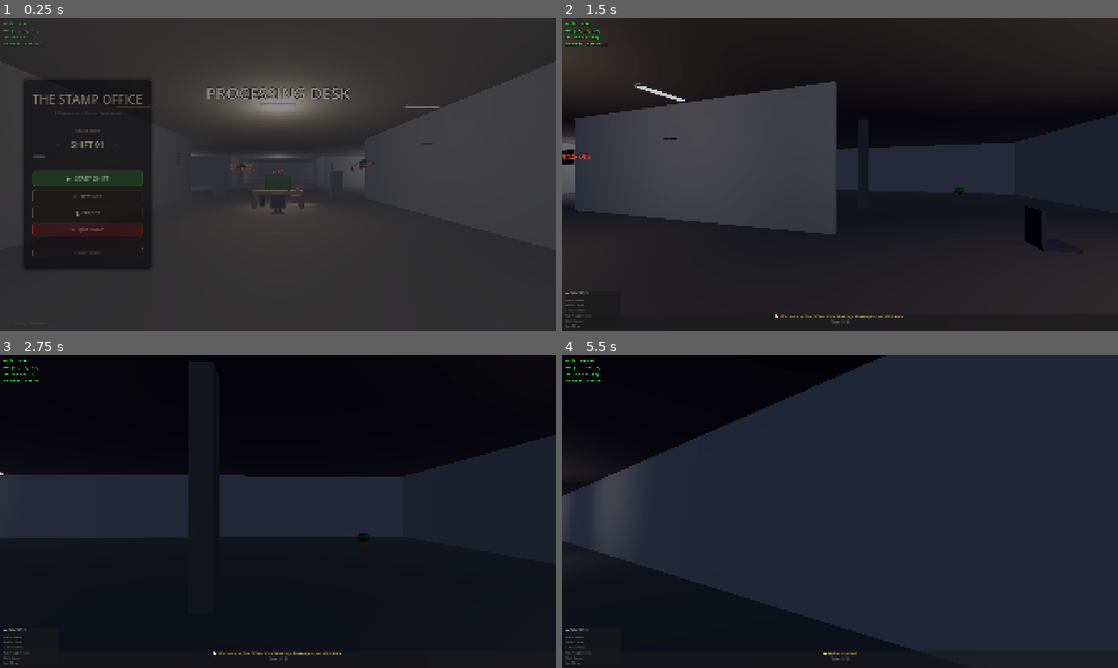
Above: before the commit, frames 1-4 (two rows, left to right).
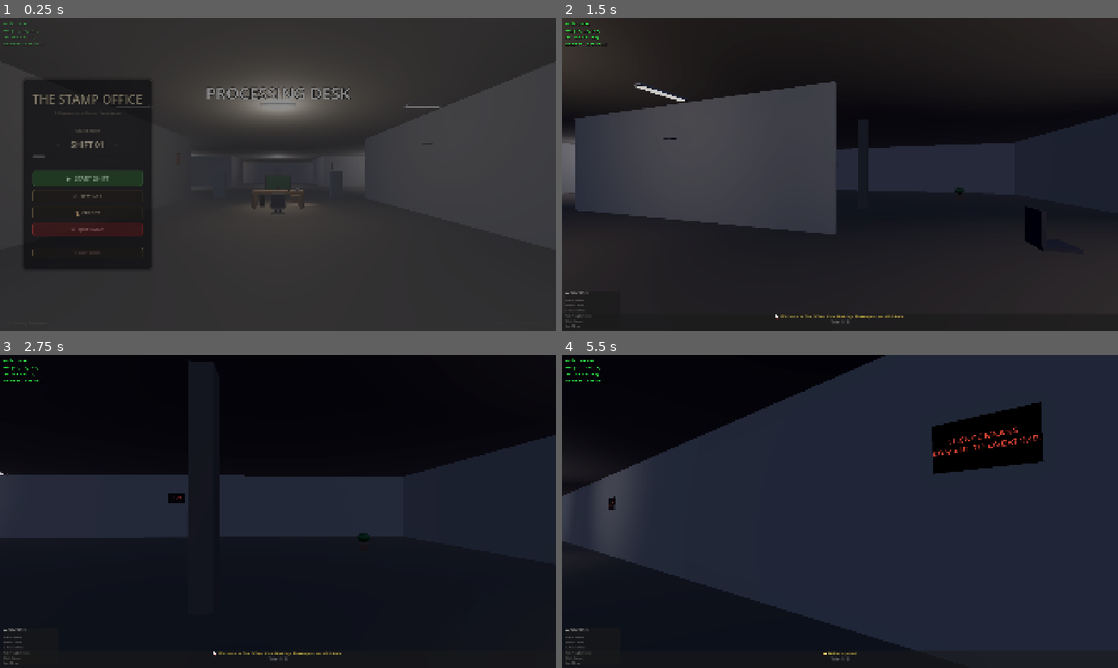
Above: after the commit, the same moments.

Repository: ThanhNguyxn/the-stamp-office
Game: Godot game, scene res://scenes/Main.tscn
The game is run twice, just before and just after one commit, with the same random seed, the same clock (stepped at 60 frames per second) and the same inputs.
Inputs (mouse positions are in pixels of both pictures, inside the frame that each line leads up to):
- Up to frame 1 (0.25 s): no input
- Up to frame 2 (1.5 s): click "▶ START SHIFT" at 0.5 s; tap Enter at 1.25 s; move the mouse to (834, 180) at 1.27 s; hold W (move_forward) from 1.28 s (still down); tap E (interact_desk) at 1.35 s
- Up to frame 3 (2.75 s): keep holding W (move_forward); tap Space (move_jump) at 1.52, 2.27 s; move the mouse to (316, 514) at 2.02 s; tap Shift (move_sprint) at 2.1 s
- Up to frame 4 (5.5 s): move the mouse to (795, 508) at 2.77 s; tap Tab (toggle_cursor) at 2.85 s; move the mouse to (867, 511) at 3.52 s; release W (move_forward) at 3.53 s; hold A (move_left) 3.53-4.28 s; tap Enter at 3.6 s; click (867, 511) at 3.67 s; tap Space (move_jump) at 3.77, 4.52, 5.27 s; move the mouse to (756, 433) at 4.27 s; hold S (move_back) 4.28-5.03 s; tap 1 at 4.35 s; move the mouse to (962, 495) at 5.02 s; hold D (move_right) from 5.03 s (still down); tap B at 5.1 s

The runs differ from the first frame. In frame 1, less than 0.1% of the frame differs, in the area x 41-68%, y 45-50%; in frame 2, 0.1%; in frame 3, less than 0.1%; in frame 4, 3.5%, in the area x 8-87%, y 14-50%.

Commit message:
fix: Place signs on walls properly with better design
- Signs now placed on actual walls (x=-20, x=20, z=-30, z=20)
- Correct rotation so text faces into the room
- Added inner panel for layered look
- Improved material with metallic frame
- Better text sizing and colors

Diff:
--- a/game/scripts/Office3D.gd
+++ b/game/scripts/Office3D.gd
@@ -97,14 +97,24 @@
 	print("[Office] Office details built")
 
 func _add_passive_aggressive_signs() -> void:
-	# Sign positions and rotations [position, rotation_y, sign_index]
+	# Sign positions on WALLS [position, rotation_y, sign_index]
+	# rotation_y: 0 = facing +Z, PI = facing -Z, PI/2 = facing +X, -PI/2 = facing -X
 	var sign_placements: Array = [
-		[Vector3(-3, 2.2, -5), 0, 0],      # Near entrance
-		[Vector3(5, 2.2, 0), -PI/2, 1],    # Corridor
-		[Vector3(-5, 2.2, -15), PI/2, 2],  # Break room area
-		[Vector3(0, 2.2, -25), 0, 3],      # Archive entrance
-		[Vector3(8, 2.2, -10), -PI/2, 4],  # Manager door area
-		[Vector3(-8, 2.2, 5), PI/2, 5],    # Lobby
+		# Back wall (z=-30, facing forward toward +Z)
+		[Vector3(-8, 2.5, -29.9), PI, 0],
+		[Vector3(8, 2.5, -29.9), PI, 1],
+
+		# Front wall (z=20, facing backward toward -Z)
+		[Vector3(-6, 2.5, 19.9), 0, 2],
+		[Vector3(6, 2.5, 19.9), 0, 3],
+
+		# Left wall (x=-20, facing right toward +X)
+		[Vector3(-19.9, 2.5, 0), PI/2, 4],
+		[Vector3(-19.9, 2.5, -15), PI/2, 5],
+
+		# Right wall (x=20, facing left toward -X)
+		[Vector3(19.9, 2.5, 5), -PI/2, 6],
+		[Vector3(19.9, 2.5, -10), -PI/2, 7],
 	]
 
 	var signs_parent = Node3D.new()
@@ -124,25 +134,40 @@
 	sign_node.rotation.y = rot_y
 	parent.add_child(sign_node)
 
-	# Sign backing board
+	# Sign backing board - dark metal frame
 	var board = MeshInstance3D.new()
 	var board_mesh = BoxMesh.new()
-	board_mesh.size = Vector3(0.8, 0.5, 0.02)
+	board_mesh.size = Vector3(1.0, 0.6, 0.03)
 	board.mesh = board_mesh
 
 	var board_mat = StandardMaterial3D.new()
-	board_mat.albedo_color = Color(0.15, 0.15, 0.18)
+	board_mat.albedo_color = Color(0.1, 0.1, 0.12)
+	board_mat.metallic = 0.3
+	board_mat.roughness = 0.7
 	board.material_override = board_mat
 	sign_node.add_child(board)
 
-	# Sign text
+	# Inner panel - slightly lighter
+	var panel = MeshInstance3D.new()
+	var panel_mesh = BoxMesh.new()
+	panel_mesh.size = Vector3(0.92, 0.52, 0.01)
+	panel.mesh = panel_mesh
+	panel.position.z = 0.02
+
+	var panel_mat = StandardMaterial3D.new()
+	panel_mat.albedo_color = Color(0.2, 0.18, 0.16)
+	panel.material_override = panel_mat
+	sign_node.add_child(panel)
+
+	# Sign text - red warning style
 	var label = Label3D.new()
 	label.text = text
-	label.font_size = 48
-	label.position.z = 0.015
-	label.modulate = Color(0.9, 0.3, 0.2)
-	label.outline_size = 4
-	label.outline_modulate = Color(0, 0, 0)
+	label.font_size = 42
+	label.position.z = 0.025
+	label.modulate = Color(0.95, 0.25, 0.2)
+	label.outline_size = 3
+	label.outline_modulate = Color(0.1, 0.05, 0.05)
+	label.pixel_size = 0.002
 	sign_node.add_child(label)
 
 func _add_room_triggers() -> void:
